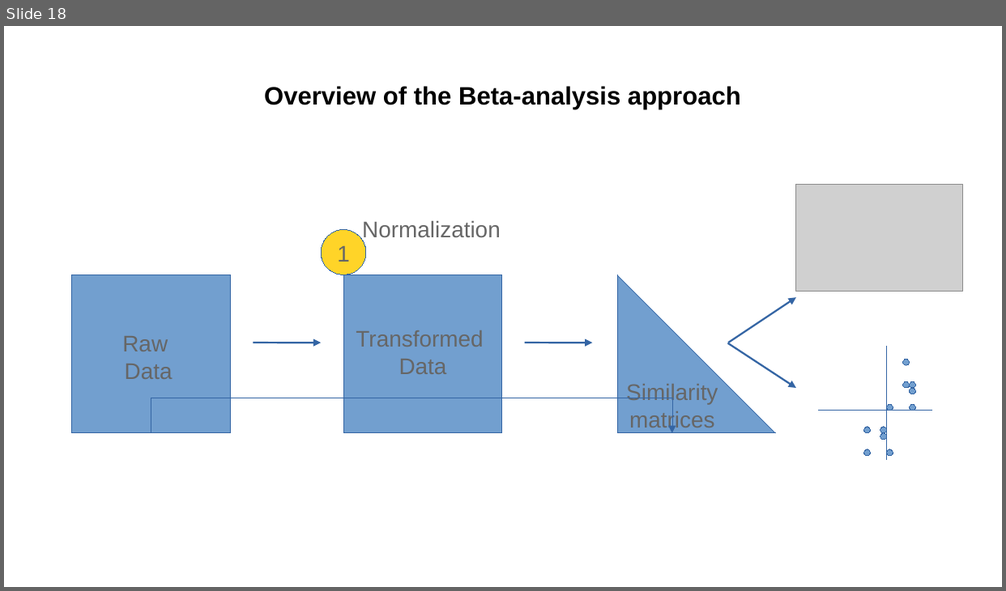
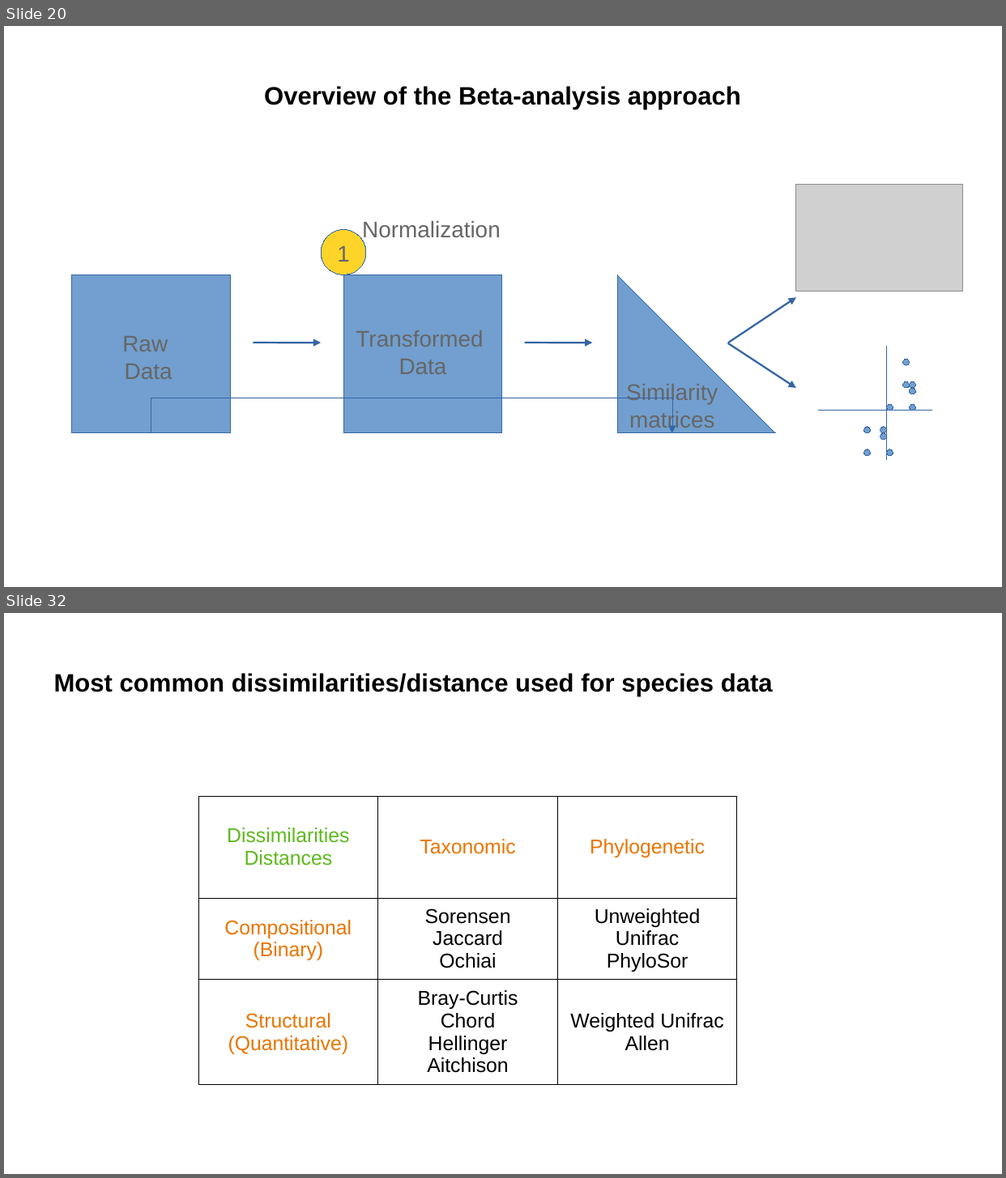
Before and after one commit to vincentmanz/Metagenomics_2024, a slide deck: Day_2/diversity indices.odp. Shown one above the other, each under a label of ours: slide 18 before the commit, slides 20 and 32 after it; the slides between them are not shown. The pictures are 1006x591 and 1006x1178 pixels, drawn with LibreOffice and Linux fonts; fonts in the diff are those of the drawing; grey boxes stand for pictures. Boxes give left, top, right and bottom in pixels: in the first picture for what was removed or moved away, otherwise in the second. Text is boxed around its words. In the diff, an @@ line names an element or a change of style, - is before the commit and + after.

```diff
--- a/Day_2/diversity indices.odp
+++ b/Day_2/diversity indices.odp
@@ slide 32 added at box(4, 613, 1002, 1174), background #FFFFFF @@
@@ title added at box(54, 673, 773, 697), 20 pt, text #000000, bold @@
+Most common dissimilarities/distance used for species data
@@ table added at box(198, 796, 736, 1076), 3 rows, 3 columns @@
+Dissimilarities / Distances | Taxonomic | Phylogenetic
+Compositional / (Binary) | Sorensen / Jaccard / Ochiai | Unweighted Unifrac / PhyloSor
+Structural / (Quantitative) | Bray-Curtis / Chord / Hellinger / Aitchison | Weighted Unifrac / Allen
@@ what was slide 18 is now slide 20 @@
```
Also in this commit, not shown: 9 slides changed, 17 other slides added, 7 slides removed, 1 other file.
